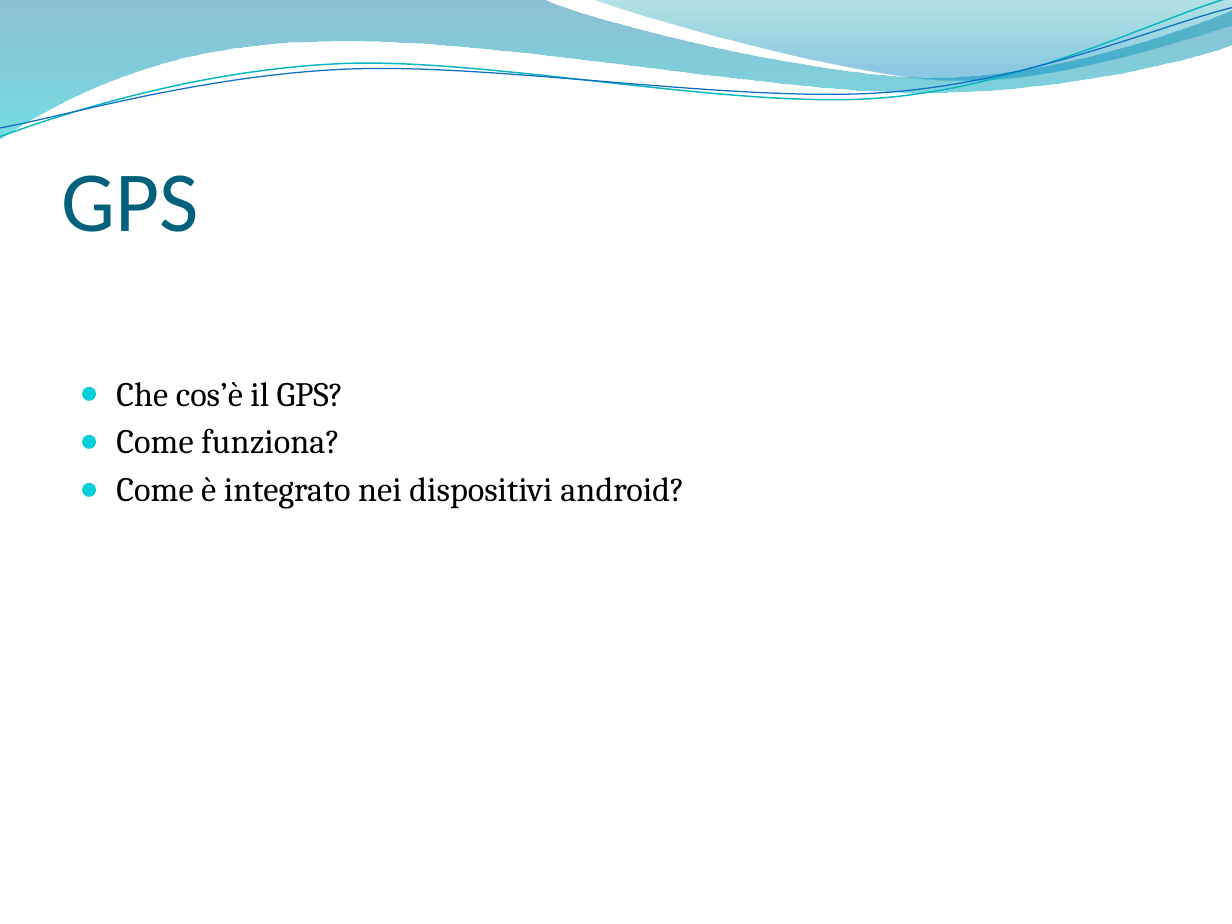
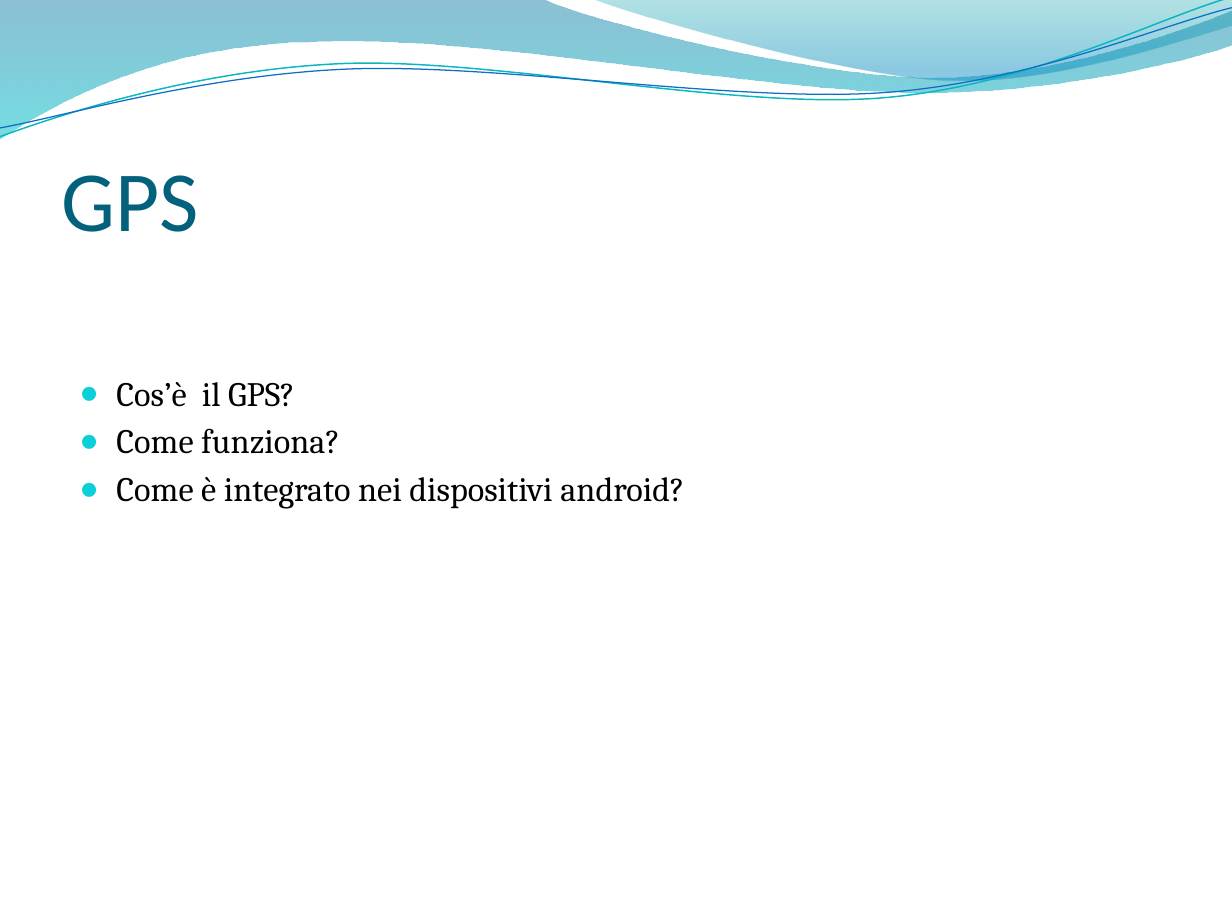
Before and after one commit to fabiomanfrin/Scuola, a slide deck: slide 4 of CarFinder.pptx. Drawn at 1232x924 pixels with LibreOffice and Linux fonts; fonts in the diff are those of the drawing; background and template pictures are left out. Boxes give left, top, right and bottom in pixels: in the first picture for what was removed or moved away, otherwise in the second. Text is boxed around its words. In the diff, an @@ line names an element or a change of style, - is before the commit and + after.

```diff
--- a/CarFinder.pptx
+++ b/CarFinder.pptx
@@ text at <box>116,382,295,407</box>: text changed @@
-● Che cos’è il GPS?
+● Cos’è il GPS?
```
Also in this commit, not shown: 2 other slides changed, 1 slide removed, 13 other files.
